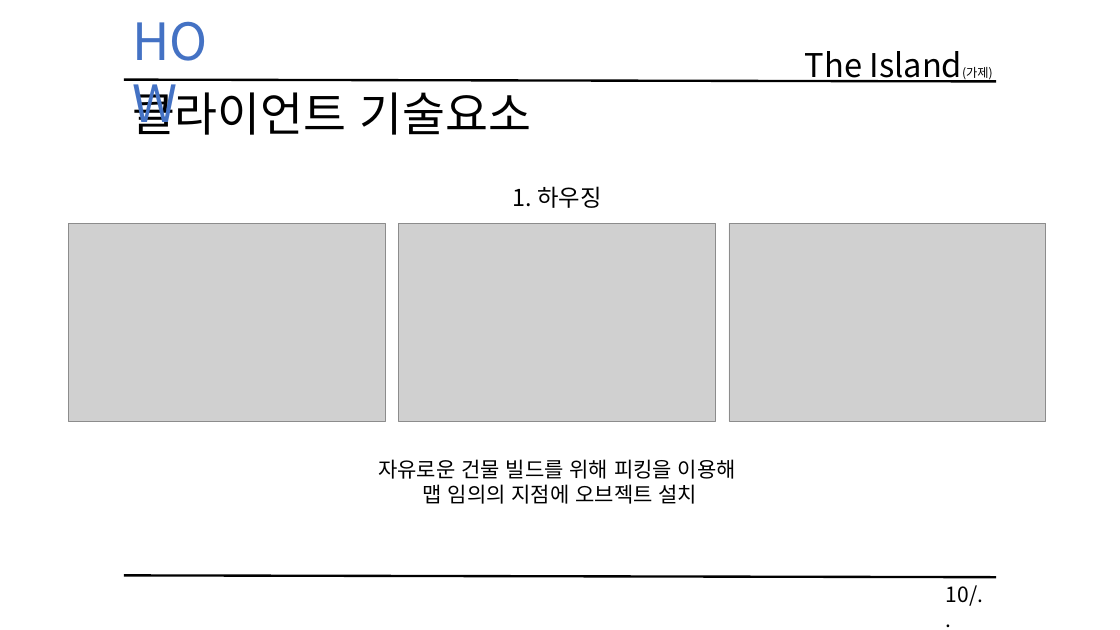
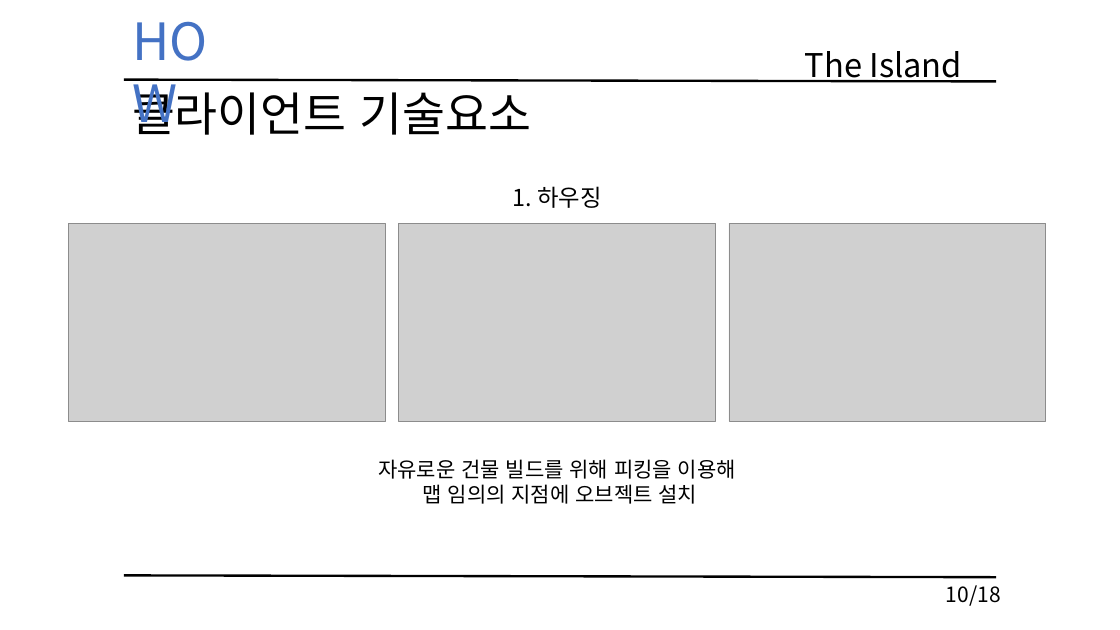
Before and after one commit to KimHaYoon/SickPerson, a slide deck: slide 10 of 문서/졸업작품 게임 기획서 초안.pptx. Drawn at 1120x630 pixels with LibreOffice and Linux fonts; fonts in the diff are those of the drawing; grey boxes stand for pictures. Boxes give left, top, right and bottom in pixels: in the first picture for what was removed or moved away, otherwise in the second. Text is boxed around its words. In the diff, an @@ line names an element or a change of style, - is before the commit and + after.

```diff
--- a/문서/졸업작품 게임 기획서 초안.pptx
+++ b/문서/졸업작품 게임 기획서 초안.pptx
@@ text at [805,51,962,83]: text changed @@
-The Island(가제)
+The Island
@@ text at [946,585,1001,606]: text changed @@
-10/..
+10/18
```
Also in this commit, not shown: 18 other slides changed, 1 slide added.
